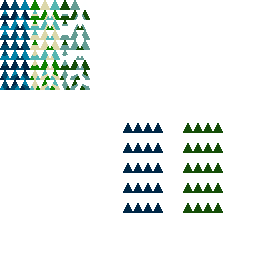
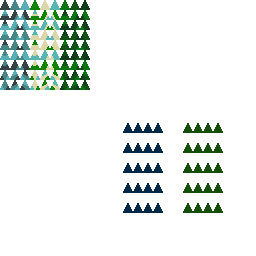
The second 256 × 256 image is a revision of the first. Changes to its layers:
renamed "Group 5 copy" to "Group 6", painted on it over [0, 0, 90, 90]
